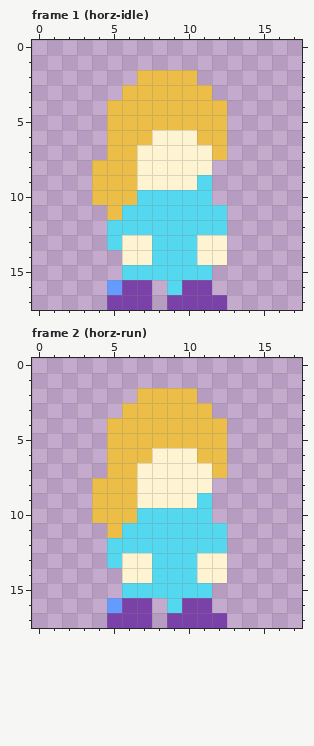
Pixel-art file: assets/character/__$$__tmp_file.ase. This is how it looked before the edit.
18x18 pixels, 2 frames. Shown: frame 1 (horz-idle), frame 2 (horz-run). The commit also changed other frames, which this record leaves out.
Once edited:
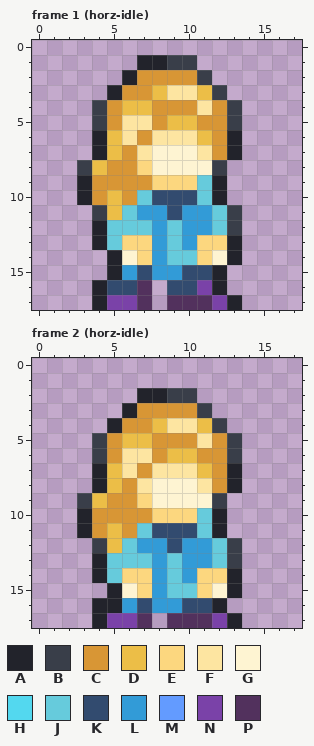
Palette (. is transparent): A #22232b  B #393e49  C #d89635  D #ecbe47  E #fcd77f  F #fde5a1  G #fef4d2  H #53d8ef  J #66cbdc  K #324b6f  L #329bd7  M #639bff  N #7a42a8  P #52315d
From old to new:
layer "character Copy" added
layer "character" removed
--- frame 1 (horz-idle), layer "character Copy"
@@ x 0..17 @@
  0 ..................
- 1 ..................
- 2 .......DDDD.......
- 3 ......DDDDDD......
- 4 .....DDDDDDDD.....
- 5 .....DDDDDDDD.....
- 6 .....DDDGGGDD.....
- 7 .....DDGGGGGD.....
- 8 ....DDDGGGGG......
- 9 ....DDDGGGGH......
-10 ....DDDHHHHH......
-11 .....DHHHHHHH.....
-12 .....HHHHHHHH.....
-13 .....HGGHHHGG.....
-14 ......GGHHHGG.....
-15 ......HHHHHH......
-16 .....MNN.HNN......
-17 .....NNN.NNNN.....
+ 1 .......AABB.......
+ 2 ......ACCCCB......
+ 3 .....ACCDFFDB.....
+ 4 ....BCDDCCCFCB....
+ 5 ....BCFFCDDCCB....
+ 6 ....ADFCFFFDCA....
+ 7 ....ADCFGGGFCA....
+ 8 ...BDCCEGGGGB.....
+ 9 ...ACCCCEEEJA.....
+10 ...ACDCJKKKJA.....
+11 ....BDJLLKLLJB....
+12 ....AJJJLJLLJB....
+13 ....AJEELJLEEA....
+14 .....AGELJJEGA....
+15 .....ALKLLKKA.....
+16 ....AKKP.KKNA.....
+17 ....ANNP.PPPNA....
--- frame 2 (horz-idle), layer "character Copy"
@@ x 0..17 @@
  1 ..................
- 2 .......DDDD.......
- 3 ......DDDDDD......
- 4 .....DDDDDDDD.....
- 5 .....DDDDDDDD.....
- 6 .....DDDGGGDD.....
- 7 .....DDGGGGGD.....
- 8 ....DDDGGGGG......
- 9 ....DDDGGGGH......
-10 ....DDDHHHHH......
-11 .....DHHHHHHH.....
-12 .....HHHHHHHH.....
-13 .....HGGHHHGG.....
-14 ......GGHHHGG.....
-15 ......HHHHHH......
-16 .....MNN.HNN......
-17 .....NNN.NNNN.....
+ 2 .......AABB.......
+ 3 ......ACCCCB......
+ 4 .....ACCDFFDB.....
+ 5 ....BCDDCCCFCB....
+ 6 ....BCFFCDDCCB....
+ 7 ....ADFCFFFDCA....
+ 8 ....ADCFGGGFCA....
+ 9 ...BDCCEGGGGB.....
+10 ...ACCCCEEEJA.....
+11 ...ACDCJKKKJA.....
+12 ....BDJLLKLLJB....
+13 ....AJJJLJLLJB....
+14 ....AJEELJLEEA....
+15 .....AGELJJEGA....
+16 ....AALKLLKKA.....
+17 ....ANNP.PPPNA....
Where, in picture pixels (left, top, right, bottom), the same in both pictures:
changed: (77, 55, 242, 310)
changed: (77, 388, 242, 628)
